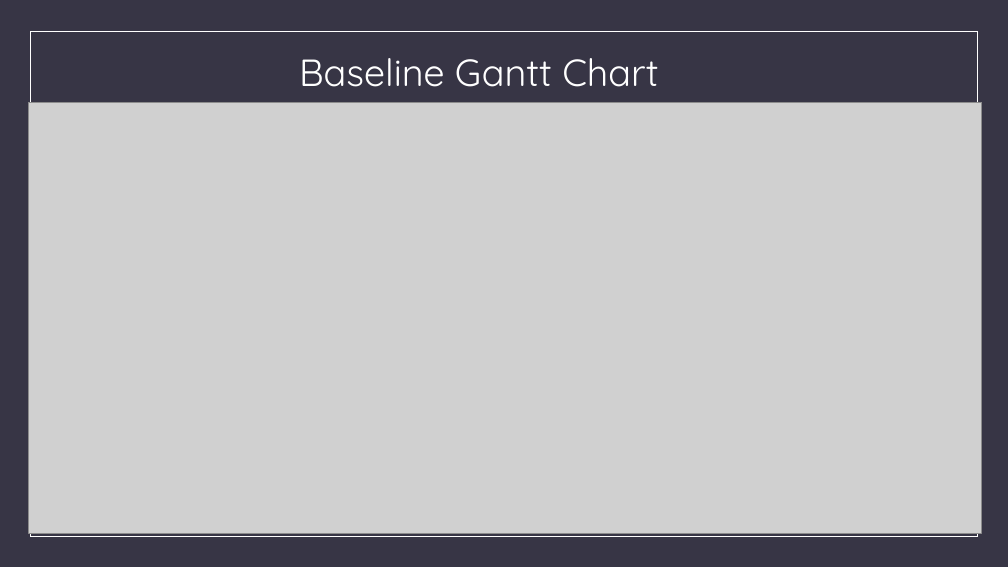
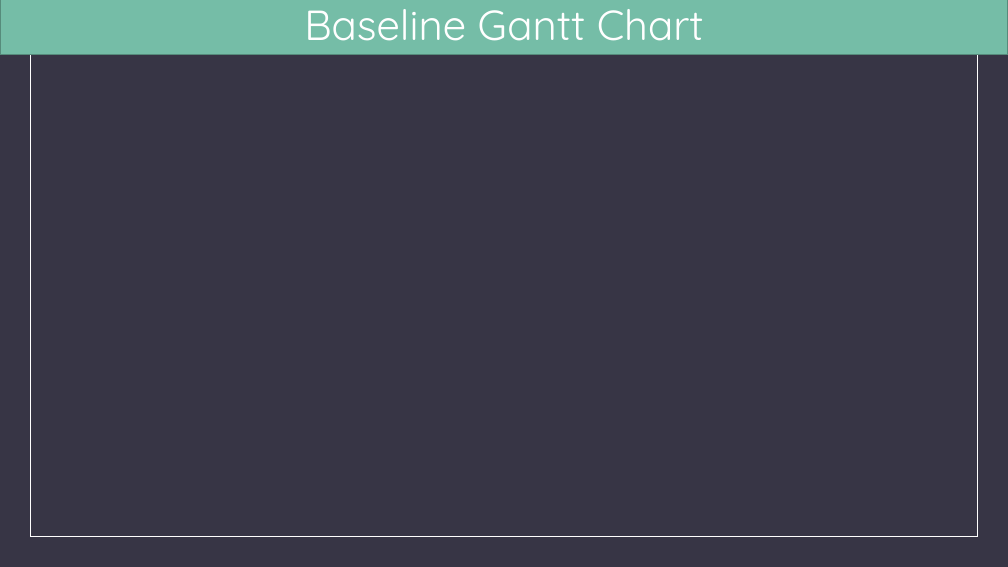
Before and after one commit to aldobagus725/Web-Based-Information-System-for-Micro-Housing-System-in-Kuala-Lumpur, a slide deck: slide 7 of ASS 3 Document/ASS3_BIT302_E1700882_E1700873_PowerPoint.pptx. Drawn at 1008x567 pixels with LibreOffice and Linux fonts; fonts in the diff are those of the drawing; grey boxes stand for pictures; background and template pictures are left out. Boxes give left, top, right and bottom in pixels: in the first picture for what was removed or moved away, otherwise in the second. Text is boxed around its words. In the diff, an @@ line names an element or a change of style, - is before the commit and + after.

```diff
--- a/ASS 3 Document/ASS3_BIT302_E1700882_E1700873_PowerPoint.pptx
+++ b/ASS 3 Document/ASS3_BIT302_E1700882_E1700873_PowerPoint.pptx
@@ title "Baseline Gantt Chart": place and size @@
-title "Baseline Gantt Chart" at <box>299,58,658,87</box>
+title "Baseline Gantt Chart" at <box>0,0,1008,55</box>
@@ title "Baseline Gantt Chart" at <box>0,0,1008,55</box>: size 36 to 40 pt; alignment left to centre; fill none to #75BDA7; outline none to #578C7C 1 pt @@
@@ picture removed at <box>28,102,982,533</box> @@
```
Also in this commit, not shown: 1 other slide changed, 1 slide added, 2 slides removed, 4 other files.
